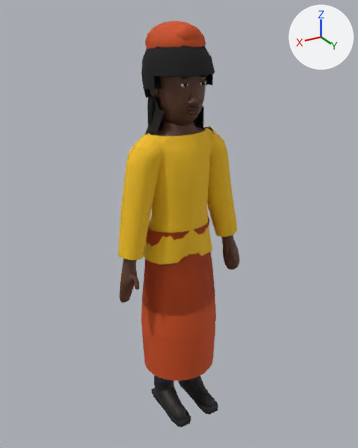
An edit to the Blender file blender/chr/chr_fille.blend, drawn before and after from the same camera.
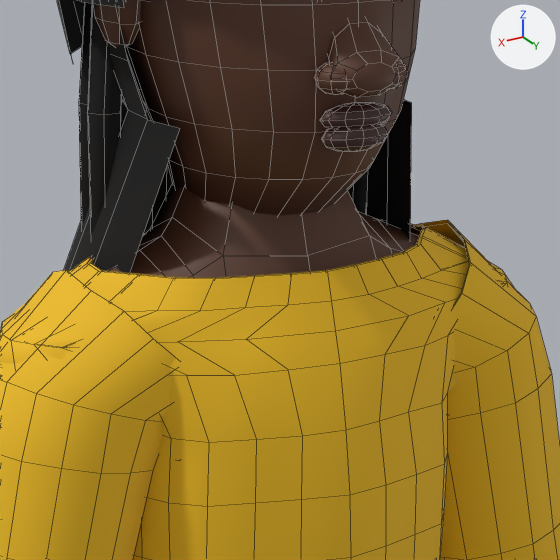
Each version appears first whole from a 50 mm camera at (0.772, 1.288, 1.356) aimed at (-0.008, -0.012, 0.706), and next in a close-up on the part from 37% to 64% of the width and 20% to 41% of the height. Arrows for +X, +Y and +Z are at upper right; the lights stay in place. The last two pictures show the newer version. The close-ups show mesh edges as thin lines.

The first close-up shows 'chr_afro', 'chr_corps', 'chr_haut', 'chr_haut_long', 'chr_meches', 'chr_tresse_7', 'chr_tresse_8' and 2 more.
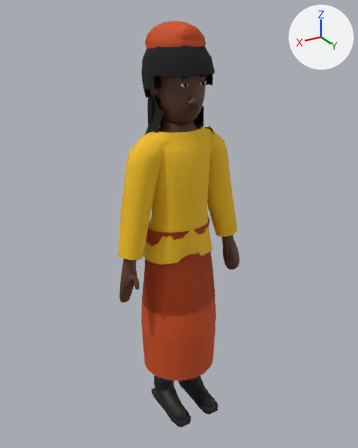
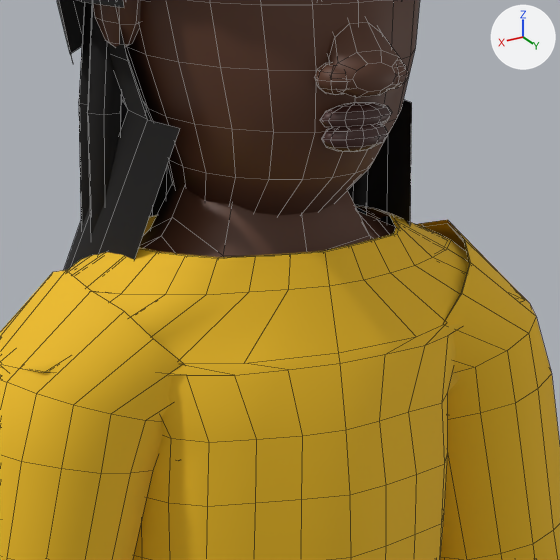
Diff of the bpy script that builds the scene:
```diff
--- a/blender/chr/chr_fille.blend.py
+++ b/blender/chr/chr_fille.blend.py
@@ me_chr_haut @@
 # used by ob_chr_haut; location = (0.0, 0.0, 0.0)
-me_chr_haut.from_pydata(...)  # 548 vertices, 488 faces; spans x -0.181..0.181, y -0.087..0.085, z 0.613..1.02
+me_chr_haut.from_pydata(...)  # 548 vertices, 488 faces; spans x -0.181..0.181, y -0.087..0.085, z 0.613..1.029
+# me_chr_haut part 1: 84 of 548 vertices moved; they spanned x -0.146..0.146, y -0.072..0.068, z 0.991..1.02 and now span x -0.154..0.154, y -0.074..0.071, z 0.981..1.029; mean shift (0.0, 0.0, 0.002); largest move (-0.096, 0.004, 1.02) -> (-0.075, 0.003, 1.029)
 me_chr_haut.materials.append(mat_chr_chemise)
@@ me_chr_haut_long @@
 # used by ob_chr_haut_long; location = (0.0, 0.0, 0.0)
-me_chr_haut_long.from_pydata(...)  # 644 vertices, 584 faces; spans x -0.223..0.223, y -0.089..0.087, z 0.613..1.022
+me_chr_haut_long.from_pydata(...)  # 644 vertices, 584 faces; spans x -0.223..0.223, y -0.089..0.087, z 0.613..1.029
+# me_chr_haut_long part 2: 84 of 644 vertices moved; they spanned x -0.148..0.148, y -0.074..0.07, z 0.991..1.02 and now span x -0.156..0.156, y -0.076..0.073, z 0.981..1.029; mean shift (0.0, 0.0, 0.002); largest move (-0.098, 0.004, 1.02) -> (-0.077, 0.003, 1.029)
 me_chr_haut_long.materials.append(mat_chr_chemise)
```

Where the change shows, as pixel boxes [x1, y1, x2, y2] in the close-ups (560 x 560 px; the box of a moved part takes in the faces that stretch with it):
'chr_haut_long', reshaped: before [0, 220, 560, 560]; after [0, 206, 560, 560]
'chr_haut', reshaped (mostly hidden): before [87, 223, 470, 300]; after [139, 206, 470, 313]
part 1 of me_chr_haut, moved or reshaped (mostly hidden): before [87, 225, 426, 279]; after [139, 206, 400, 258]
part 2 of me_chr_haut_long, moved or reshaped: before [0, 224, 513, 375]; after [0, 206, 525, 375]
